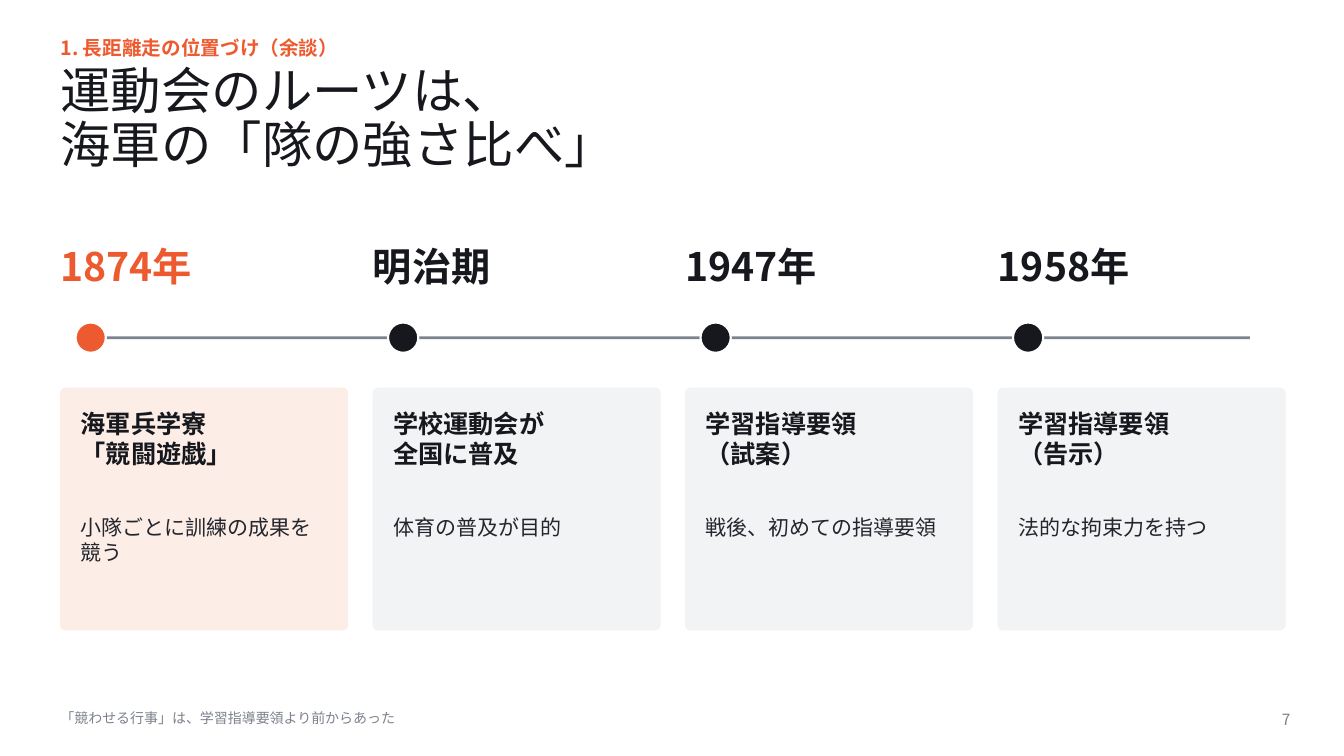
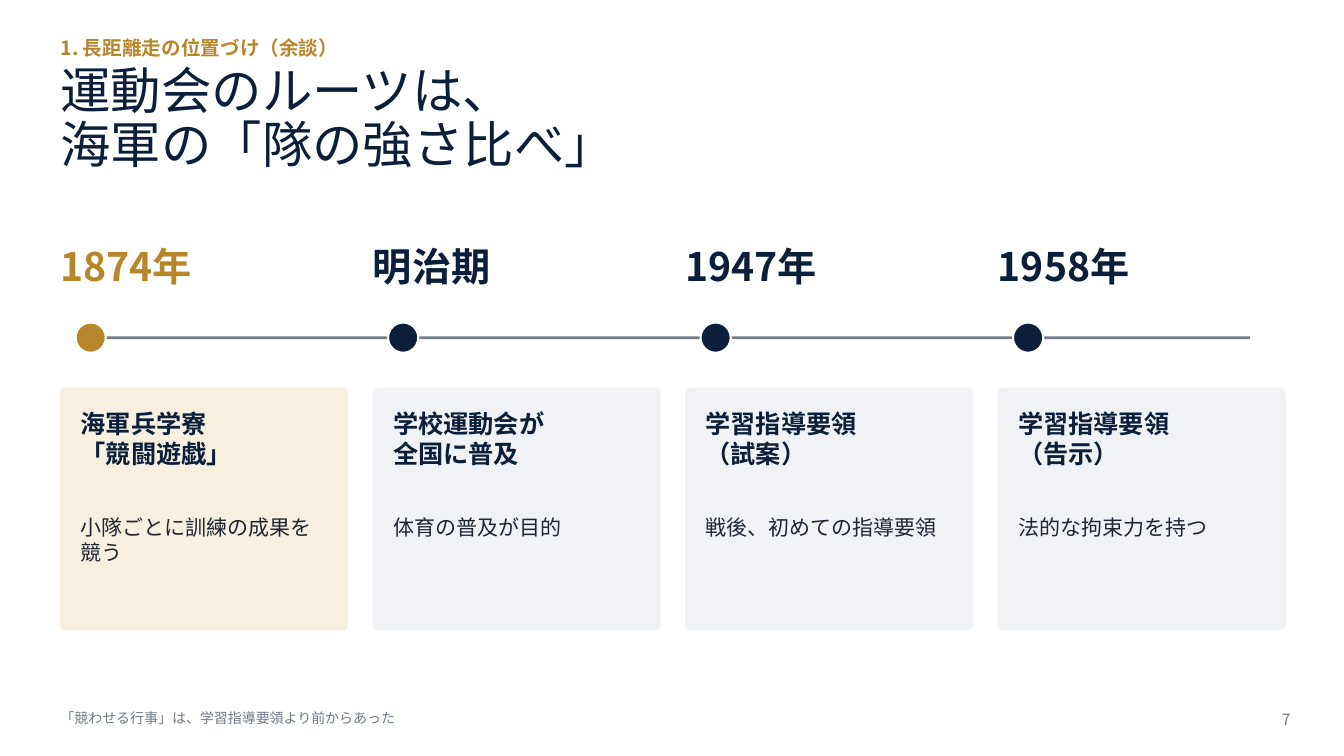
Before and after one commit to yokotaka21-cmyk/slide-longrun, a slide deck: slide 7 of マラソン大会に向けて_講義スライド.pptx. Drawn at 1344x756 pixels with LibreOffice and Linux fonts; fonts in the diff are those of the drawing. Boxes give left, top, right and bottom in pixels: in the first picture for what was removed or moved away, otherwise in the second. Text is boxed around its words. In the diff, an @@ line names an element or a change of style, - is before the commit and + after.

```diff
--- a/マラソン大会に向けて_講義スライド.pptx
+++ b/マラソン大会に向けて_講義スライド.pptx
@@ text "1. 長距離走の位置づけ（余談）" at [60, 38, 338, 57]: text colour #EE5A2F to #B7862B @@
@@ text "1874年" at [60, 247, 192, 285]: text colour #EE5A2F to #B7862B @@
@@ ellipse at [76, 323, 106, 353]: fill #EE5A2F to #B7862B @@
@@ fill #16181D to #0B1F3A in 3 elements at [388, 323, 418, 353], [701, 323, 731, 353], [1013, 323, 1044, 353] @@
@@ line (91, 338) - (1250, 338): stroke #7C828D 2 pt to #727A86 2 pt @@
@@ rounded rectangle at [60, 388, 348, 630]: fill #FCEDE7 to #F7EFDF; outline #FCEDE7 0.5 pt to #F7EFDF 0.5 pt @@
@@ fill #F2F3F5 to #F0F2F5; outline #F2F3F5 0.5 pt to #F0F2F5 0.5 pt in 3 elements at [373, 388, 660, 630], [686, 388, 973, 630], [998, 388, 1286, 630] @@
@@ text colour #16181D to #0B1F3A in 8 elements at [60, 67, 614, 168], [81, 411, 232, 466], [373, 247, 490, 285], [393, 411, 544, 466], [685, 247, 817, 285], [706, 411, 857, 466], [998, 247, 1130, 285], [1018, 411, 1169, 466] @@
```
Also in this commit, not shown: 31 other slides changed, 5 other files.
